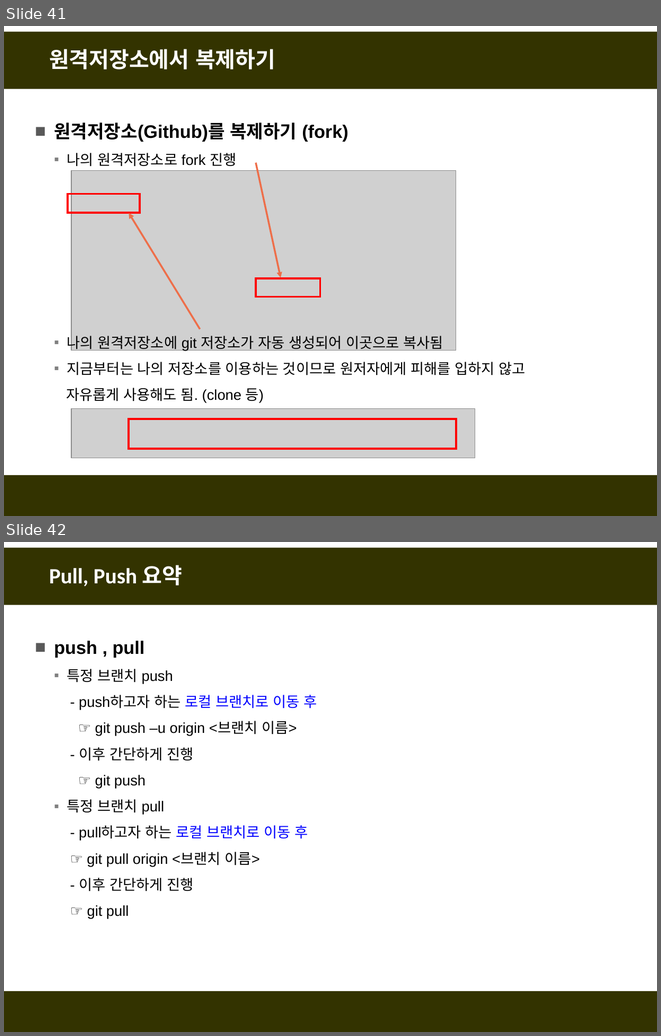
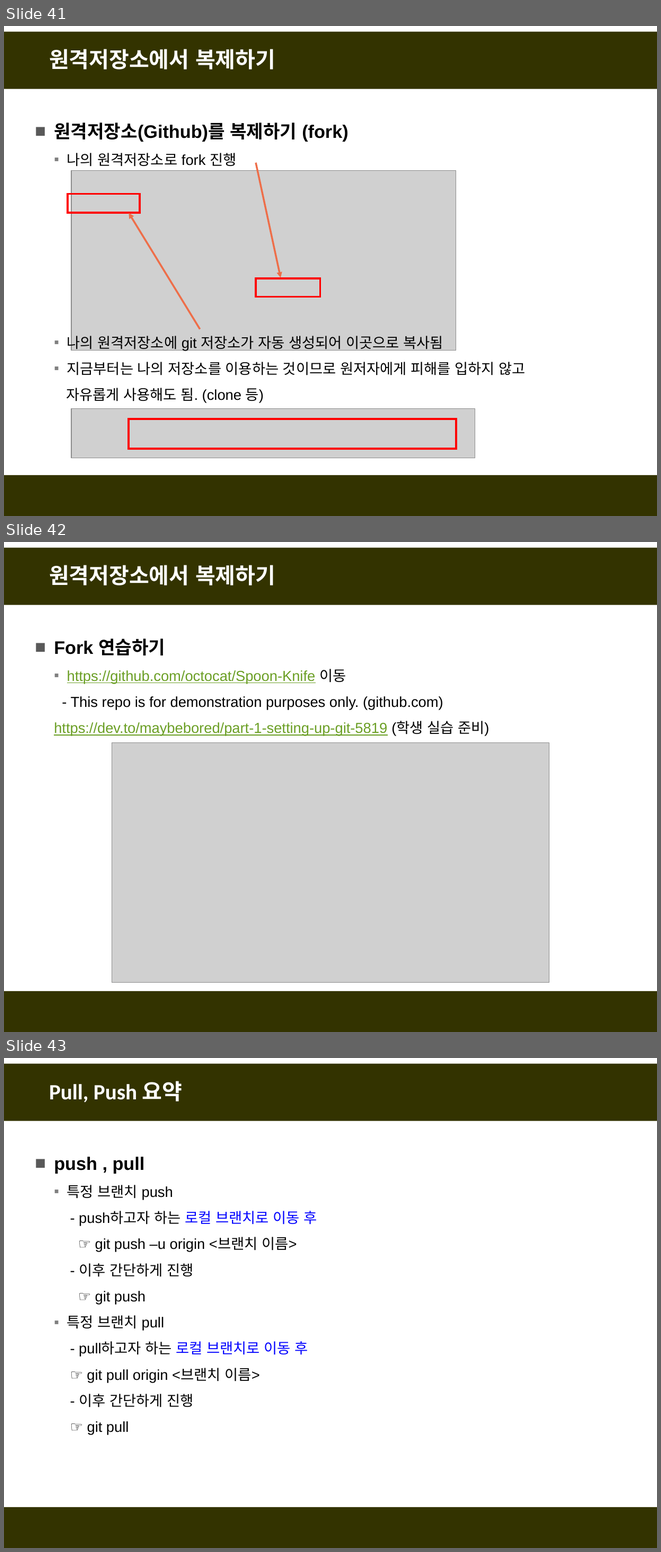
Before and after one commit to fasthill/github-lecture, a slide deck: git및github첫걸음-원격저장소연결.pptx. Shown one above the other, each under a label of ours: slides 41 and 42 before the commit, slides 41, 42 and 43 after it. The pictures are 661x1036 and 661x1552 pixels, drawn with LibreOffice and Linux fonts; fonts in the diff are those of the drawing; grey boxes stand for pictures. Boxes give left, top, right and bottom in pixels: in the first picture for what was removed or moved away, otherwise in the second. Text is boxed around its words. In the diff, an @@ line names an element or a change of style, - is before the commit and + after.

```diff
--- a/git및github첫걸음-원격저장소연결.pptx
+++ b/git및github첫걸음-원격저장소연결.pptx
@@ slide 42 added at [4,542,657,1032], background #FFFFFF; not listed: 2 template elements that a slide beside it also shows @@
@@ title added at [49,565,275,585], 24 pt, text #FFFFFF, bold @@
+원격저장소에서 복제하기
@@ text added at [54,638,489,736], 16 pt, text #6B9F25, underline @@
+■ Fork 연습하기
+  ▪ https://github.com/octocat/Spoon-Knife 이동
+  - This repo is for demonstration purposes only. (github.com)
+  https://dev.to/maybebored/part-1-setting-up-git-5819 (학생 실습 준비)
@@ picture added at [112,742,549,982] @@
@@ what was slide 42 is now slide 43 @@
```
